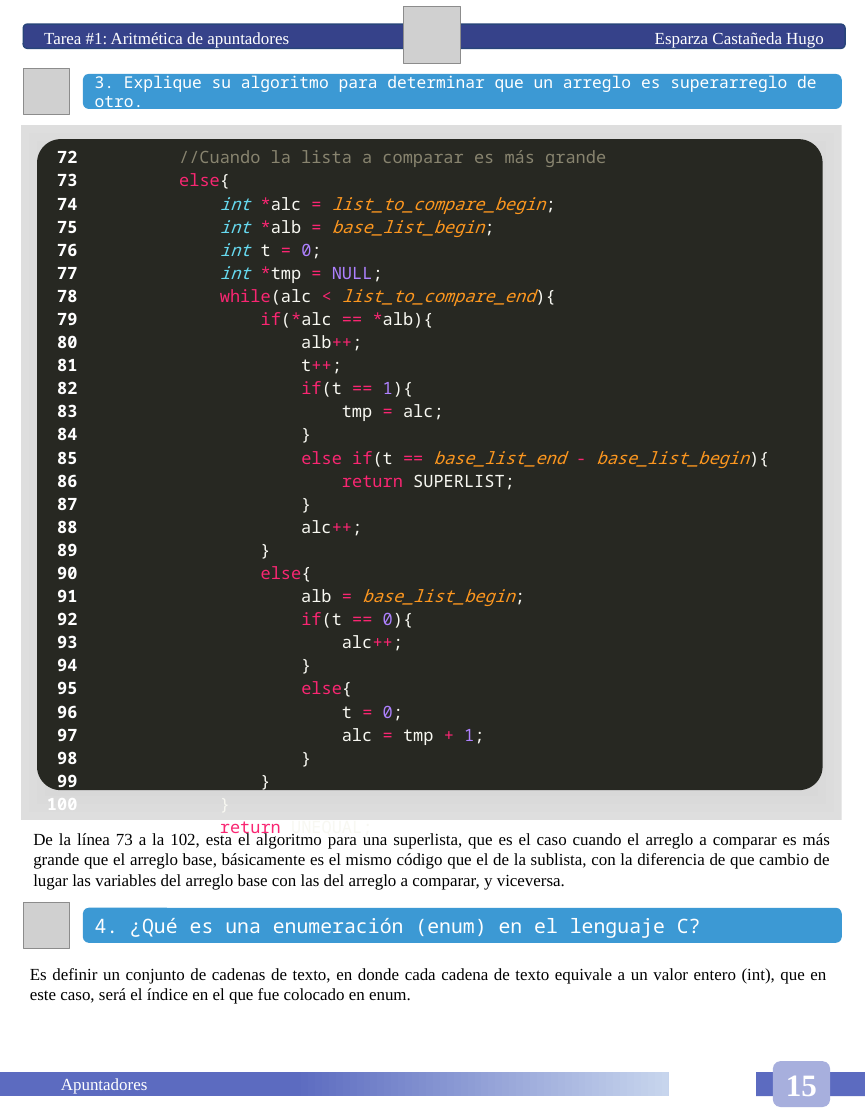
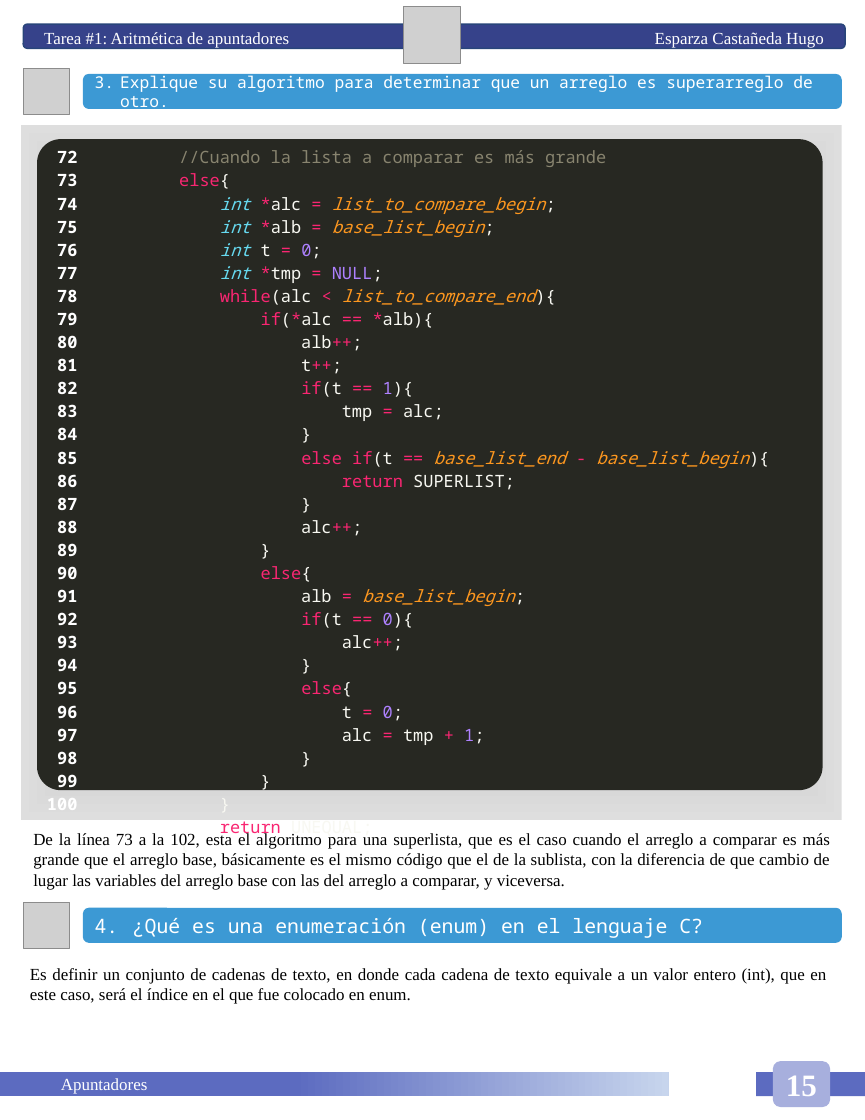
Before and after one commit to HugoEsparzaC/Libreta-Estructuras-II, a slide deck: slide 21 of Libreta Estructuras de Datos II.pptx. Drawn at 865x1120 pixels with LibreOffice and Linux fonts; fonts in the diff are those of the drawing; grey boxes stand for pictures. Boxes give left, top, right and bottom in pixels: in the first picture for what was removed or moved away, otherwise in the second. Text is boxed around its words. In the diff, an @@ line names an element or a change of style, - is before the commit and + after.

```diff
--- a/Libreta Estructuras de Datos II.pptx
+++ b/Libreta Estructuras de Datos II.pptx
@@ text in rounded rectangle at [120,73,813,112]: text changed @@
-3. Explique su algoritmo para determinar que un arreglo es superarreglo de otro.
+3. Explique su algoritmo para determinar que un arreglo es superarreglo de otro.
@@ text in rounded rectangle at [133,918,703,938]: text changed @@
-4. ¿Qué es una enumeración (enum) en el lenguaje C?
+4. ¿Qué es una enumeración (enum) en el lenguaje C?
```
Also in this commit, not shown: 13 other slides changed, 15 slides added, 1 other file.
